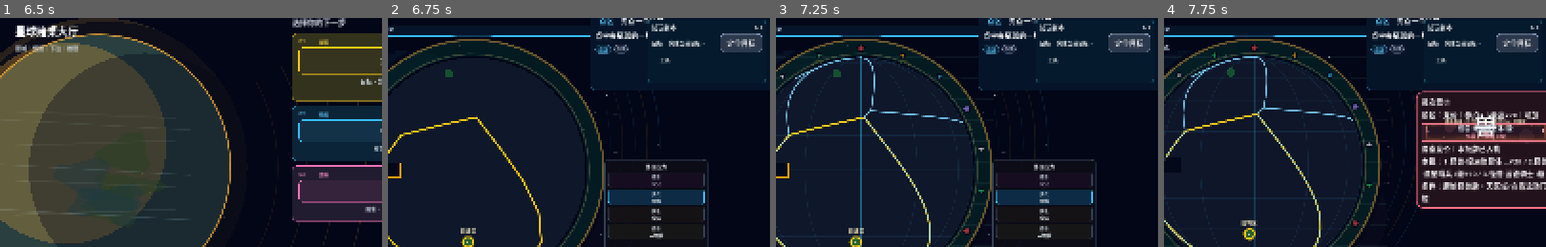
Above: before the commit, frames 1-4 (left to right).
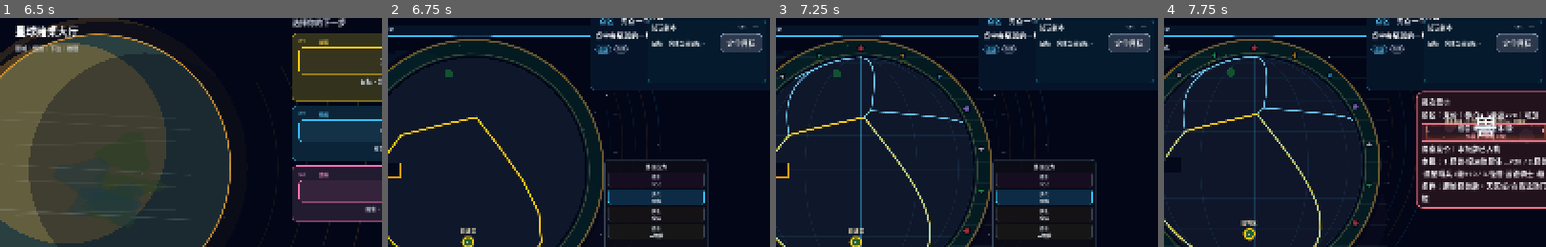
Above: after the commit, the same moments.

Repository: zhuyeyang979-glitch/space-syndicate
Game: Godot game, scene res://scenes/main.tscn
The game is run twice, just before and just after one commit, with the same random seed, the same clock (stepped at 60 frames per second) and the same inputs.
Inputs:
- Up to frame 1 (6.5 s): click "定位目标" at 0.5 s; click "工具" (after the commit: "⋯") at 1.25 s; click "菜单" at 2 s; click "区域详情" at 2.75 s; click "卡牌/牌架" at 3.5 s; click "情报详情" at 4.25 s; click "新手战役" at 5 s; click "返回主菜单" at 5.75 s
- Up to frame 2 (6.75 s): click "快速开局" at 6.5 s
- Up to frame 3 (7.25 s): no input
- Up to frame 4 (7.75 s): click "在选区首召" at 7.25 s
The pictures show only the part of the screen within x 30-80%, y 14-64%; the shares and areas given below are measured in that part.

Frame 1 is identical in both runs. In frame 2, less than 0.1% of the frame differs, in the area x 71-98%, y 3-20%; in frame 3, less than 0.1%; in frame 4, less than 0.1%.

Commit message:
Move scenario coach tools into header

Diff:
--- a/scenes/ui/ScenarioCoach.tscn
+++ b/scenes/ui/ScenarioCoach.tscn
@@ -36,6 +36,13 @@
 text = "1/8"
 horizontal_alignment = 2
 
+[node name="ScenarioCoachSecondaryRow" type="HFlowContainer" parent="ScenarioCoachStack/ScenarioCoachExpanded/ScenarioCoachHeader"]
+unique_name_in_owner = true
+custom_minimum_size = Vector2(28, 0)
+layout_mode = 2
+theme_override_constants/h_separation = 0
+theme_override_constants/v_separation = 0
+
 [node name="ScenarioCoachBody" type="HBoxContainer" parent="ScenarioCoachStack/ScenarioCoachExpanded"]
 layout_mode = 2
 theme_override_constants/separation = 5
@@ -68,12 +75,6 @@
 clip_text = true
 text_overrun_behavior = 3
 
-[node name="ScenarioCoachSecondaryRow" type="HFlowContainer" parent="ScenarioCoachStack/ScenarioCoachExpanded"]
-unique_name_in_owner = true
-layout_mode = 2
-theme_override_constants/h_separation = 6
-theme_override_constants/v_separation = 4
-
 [node name="ScenarioCoachCollapsed" type="HBoxContainer" parent="ScenarioCoachStack"]
 unique_name_in_owner = true
 visible = false
--- a/scripts/ui/scenario_coach.gd
+++ b/scripts/ui/scenario_coach.gd
@@ -71,9 +71,9 @@
 		return
 	var utility_menu := MenuButton.new()
 	utility_menu.name = "ScenarioCoachUtilityMenu"
-	utility_menu.text = "工具"
+	utility_menu.text = "⋯"
 	utility_menu.tooltip_text = "收起、提示、定位和重开等辅助操作。主要行动仍在上方按钮。"
-	utility_menu.custom_minimum_size = Vector2(56, 22)
+	utility_menu.custom_minimum_size = Vector2(28, 20)
 	utility_menu.add_theme_font_size_override("font_size", 10)
 	utility_menu.add_theme_stylebox_override("normal", _utility_button_style(false))
 	utility_menu.add_theme_stylebox_override("hover", _utility_button_style(true))
--- a/tests/visual_snapshot.gd
+++ b/tests/visual_snapshot.gd
@@ -156,7 +156,7 @@
 	var split_table_text_source := "\n".join([split_game_screen_script_source, split_top_bar_script_source, split_planet_b …(497 unchanged characters)…
 	_expect(split_game_screen_source.contains("TopBar") and split_game_screen_source.contains("PublicTrack") and split_gam …(553 unchanged characters)…
 	_expect(first_run_coach_source.contains("CoachPrimaryButton") and first_run_coach_source.contains("CoachCollapsed") an …(469 unchanged characters)…
-	_expect(scenario_browser_source.contains("ScenarioBrowserCa …(115 unchanged characters)… rioCoachCollapsed") and scenario_coach_script_source.contains("signal action_requested") and scenario_coach_script_source.contains("ScenarioCoachUtilityMenu") and scenario_coach_script_source.contains("_secondary_action_ids") and scenario_coach_snapshot_source.contains("primary_action") and main_source.contains("_open_scenario_browser_menu") and main_source.contains("_runtime_scenario_coach_snapshot_source"), "Scenario Lab exposes a browser and one-CTA coach through data-bound scene components and keeps secondary utilities inside a compact menu")
+	_expect(scenario_browser_source.contains("ScenarioBrowserCa …(115 unchanged characters)… rioCoachCollapsed") and scenario_coach_source.contains("parent=\"ScenarioCoachStack/ScenarioCoachExpanded/ScenarioCoachHeader\"") and scenario_coach_source.contains("custom_minimum_size = Vector2(28, 0)") and scenario_coach_script_source.contains("signal action_requested") and scenario_coach_script_source.contains("ScenarioCoachUtilityMenu") and scenario_coach_script_source.contains("utility_menu.text = \"⋯\"") and scenario_coach_script_source.contains("_secondary_action_ids") and scenario_coach_snapshot_source.contains("primary_action") and main_source.contains("_open_scenario_browser_menu") and main_source.contains("_runtime_scenario_coach_snapshot_source"), "Scenario Lab exposes a browser and one-CTA coach through data-bound scene components and keeps secondary utilities inside a compact title-bar menu")
 	_expect(split_planet_board_source.contains("LeftRailStack") and split_planet_board_source.contains("RightRailStack") a …(1021 unchanged characters)…
 	_expect(split_top_bar_source.contains("FirstGlanceRail") and split_top_bar_source.contains("IdentityChip") and split_t …(412 unchanged characters)…
 	_expect(split_right_inspector_source.contains("InspectorReasonPanel") and split_right_inspector_source.contains("Event …(700 unchanged characters)…
Not shown, changed: docs/development_log.md
